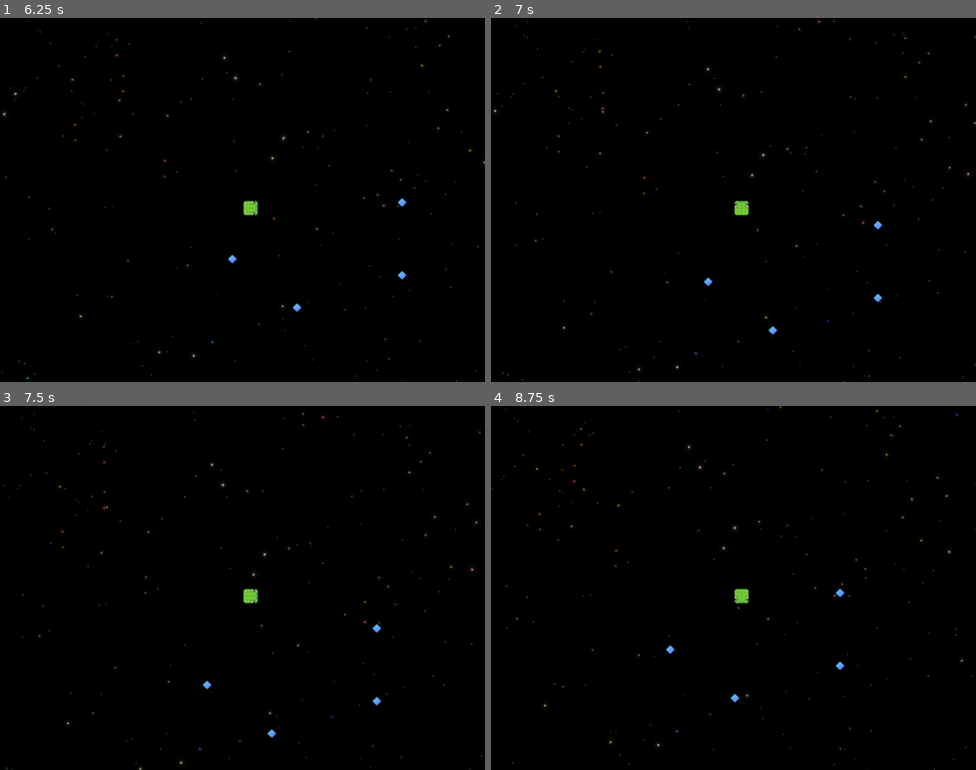
Above: before the commit, frames 1-4 (two rows, left to right).
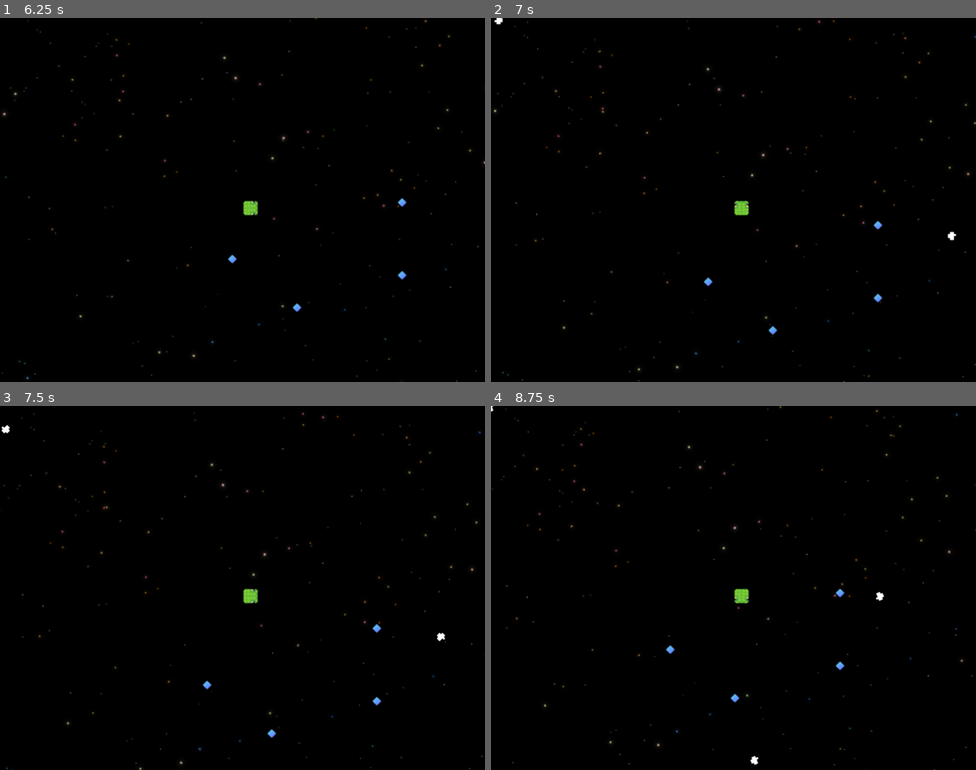
Above: after the commit, the same moments.

Repository: jaerrib/space-snake-survivor
Game: Godot game, scene res://scenes/level/level.tscn
The game is run twice, just before and just after one commit, with the same random seed, the same clock (stepped at 60 frames per second) and the same inputs.
Inputs:
- Up to frame 1 (6.25 s): hold D (right) 0.53-1.28 s; hold S (down) 1.28-2.03 s; hold D (right) 2.03-2.78 s; hold Up (up) 2.78-3.53 s; hold A (left) 3.53-5.03 s; hold S (down) 5.03-5.78 s; hold D (right) from 5.78 s (still down)
- Up to frame 2 (7 s): release D (right) at 6.53 s; hold Up (up) from 6.53 s (still down)
- Up to frame 3 (7.5 s): release Up (up) at 7.28 s; hold D (right) from 7.28 s (still down)
- Up to frame 4 (8.75 s): release D (right) at 8.03 s; hold S (down) from 8.03 s (still down)

Frame 1 is identical in both runs. In frame 2, less than 0.1% of the frame differs, in the area x 0-96%, y 0-62%; in frame 3, less than 0.1%; in frame 4, less than 0.1%, in the area x 0-82%, y 0-99%.

Commit message:
Add spawner to level

Diff:
--- a/project.godot
+++ b/project.godot
@@ -23,6 +23,10 @@
 
 window/size/viewport_width=960
 window/size/viewport_height=720
+
+[global_group]
+
+player=""
 
 [input]
 
--- a/scenes/level/level.tscn
+++ b/scenes/level/level.tscn
@@ -1,8 +1,9 @@
-[gd_scene load_steps=4 format=3 uid="uid://biiskars8k5vj"]
+[gd_scene load_steps=5 format=3 uid="uid://biiskars8k5vj"]
 
 [ext_resource type="PackedScene" uid="uid://6minmj4552sw" path="res://scenes/scrolling_background/scrolling_background.tscn" id="1_h3e3j"]
 [ext_resource type="PackedScene" uid="uid://myxpskh0ubg0" path="res://scenes/snake/snake.tscn" id="2_nbgty"]
 [ext_resource type="PackedScene" uid="uid://bdrydxd7w56li" path="res://scenes/xp/xp.tscn" id="3_i166f"]
+[ext_resource type="PackedScene" uid="uid://dcm3d821asbyw" path="res://scenes/enemy_spawner/enemy_spawner.tscn" id="4_qkmgm"]
 
 [node name="Level" type="Node2D"]
 
@@ -23,3 +24,5 @@
 position = Vector2(208, 40)
 
 [node name="Snake" parent="." instance=ExtResource("2_nbgty")]
+
+[node name="EnemySpawner" parent="." instance=ExtResource("4_qkmgm")]
